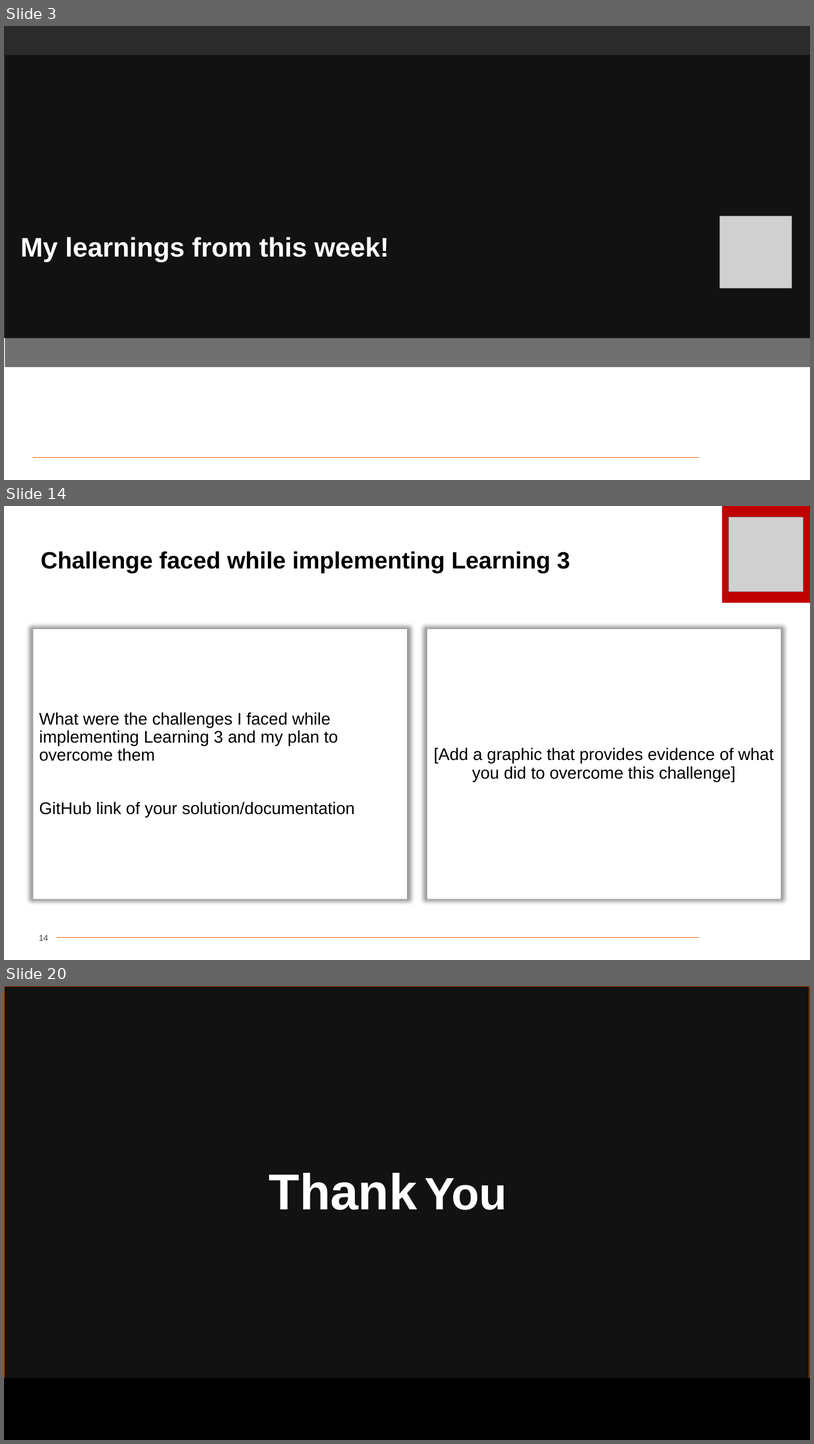
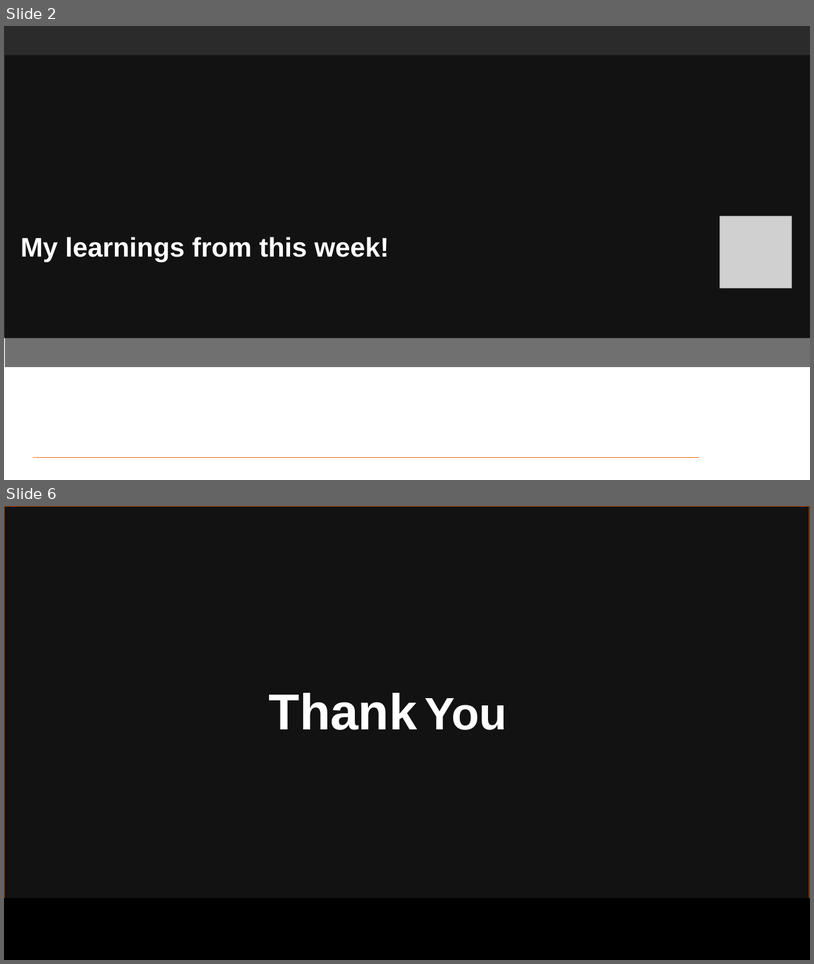
Before and after one commit to cherryycodes/unext, a slide deck: tech day 1.pptx. Shown one above the other, each under a label of ours: slides 3, 14 and 20 before the commit, slides 2 and 6 after it; the slides between them are not shown. The pictures are 814x1444 and 814x964 pixels, drawn with LibreOffice and Linux fonts; fonts in the diff are those of the drawing; grey boxes stand for pictures; background and template pictures are left out; a plain dark background stands for a picture behind light text. Boxes give left, top, right and bottom in pixels: in the first picture for what was removed or moved away, otherwise in the second. Text is boxed around its words. In the diff, an @@ line names an element or a change of style, - is before the commit and + after.

```diff
--- a/tech day 1.pptx
+++ b/tech day 1.pptx
@@ slide 14 removed at (x1=4, y1=506, x2=810, y2=960), background #FFFFFF @@
@@ rectangle removed at (x1=723, y1=506, x2=810, y2=603) @@
@@ picture removed at (x1=729, y1=517, x2=804, y2=591) @@
@@ title removed at (x1=41, y1=551, x2=570, y2=573) @@
-Challenge faced while implementing Learning 3
@@ rectangle removed at (x1=33, y1=630, x2=407, y2=899) @@
-What were the challenges I faced while implementing Learning 3 and my plan to overcome them
-GitHub link of your solution/documentation
@@ rectangle removed at (x1=428, y1=630, x2=782, y2=899) @@
-[Add a graphic that provides evidence of what you did to overcome this challenge]
@@ page number removed at (x1=39, y1=934, x2=48, y2=940) @@
-14
@@ line removed from (57, 937) to (699, 937) @@
@@ what was slide 3 is now slide 2 @@
@@ what was slide 20 is now slide 6 @@
```
Also in this commit, not shown: 4 slides changed, 13 other slides removed, 1 other file.
